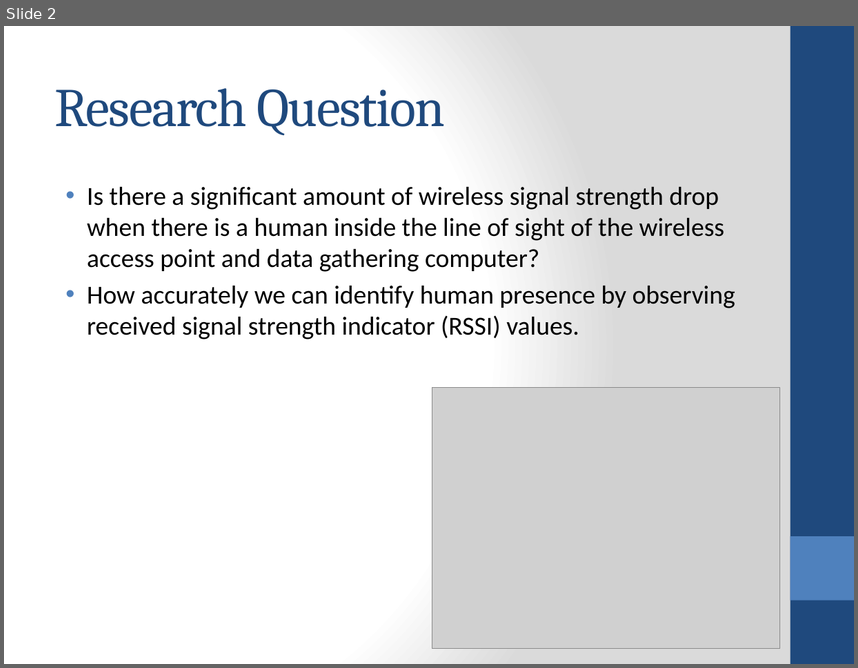
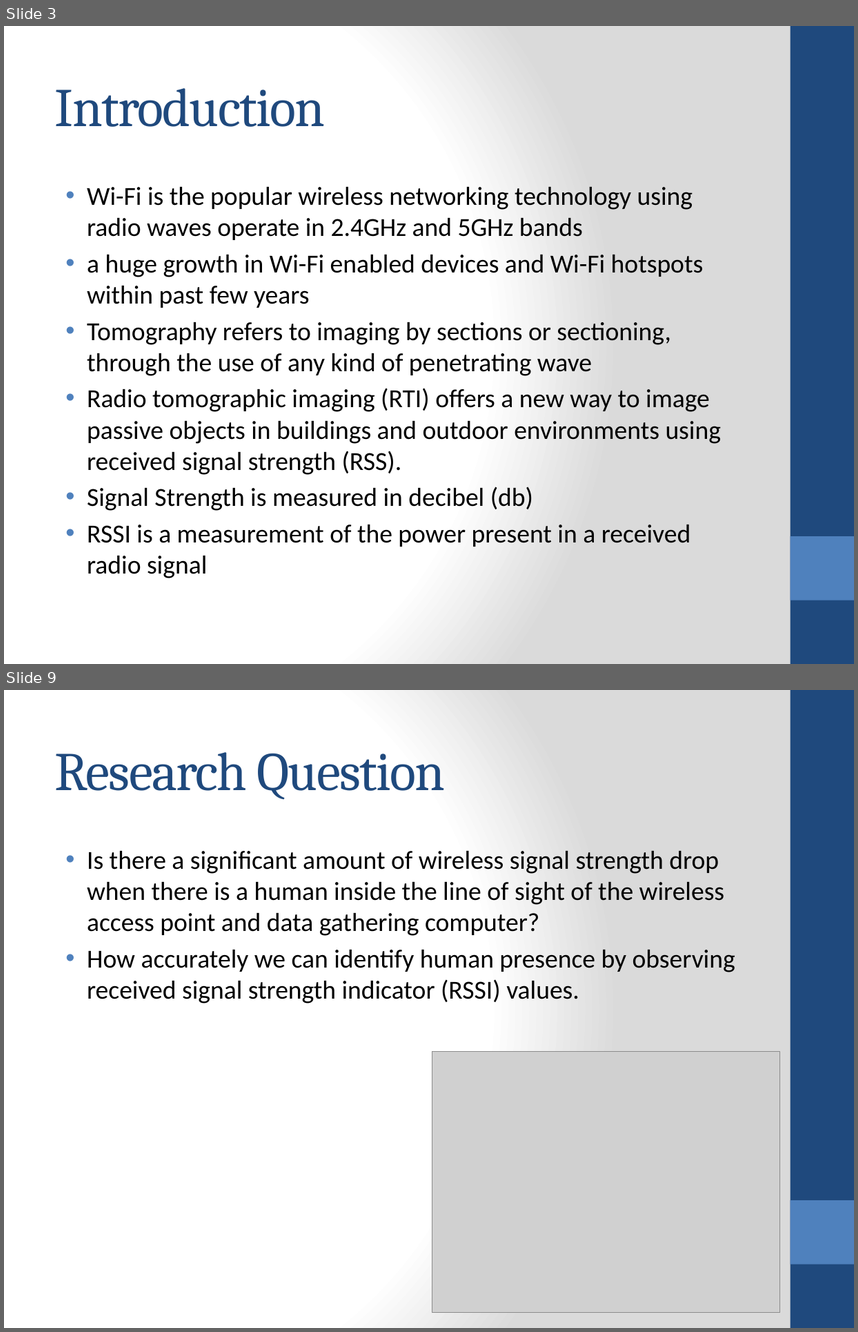
Before and after one commit to jithendra89/research, a slide deck: presentations/interim-final.pptx. Shown one above the other, each under a label of ours: slide 2 before the commit, slides 3 and 9 after it; the slides between them are not shown. The pictures are 858x668 and 858x1332 pixels, drawn with LibreOffice and Linux fonts; fonts in the diff are those of the drawing; grey boxes stand for pictures. Boxes give left, top, right and bottom in pixels: in the first picture for what was removed or moved away, otherwise in the second. Text is boxed around its words. In the diff, an @@ line names an element or a change of style, - is before the commit and + after.

```diff
--- a/presentations/interim-final.pptx
+++ b/presentations/interim-final.pptx
@@ slide 3 added at box(4, 26, 854, 664), background gradient #FFFFFF to #DADADA; not listed: 2 template elements that a slide beside it also shows @@
@@ title added at box(55, 88, 325, 127), 46 pt, text #1F497D @@
+Introduction
@@ text added at box(87, 187, 721, 578), 22 pt, text #000000 @@
+• Wi-Fi is the popular wireless networking technology using radio waves operate in 2.4GHz and 5GHz bands
+• a huge growth in Wi-Fi enabled devices and Wi-Fi hotspots within past few years
+• Tomography refers to imaging by sections or sectioning, through the use of any kind of penetrating wave
+• Radio tomographic imaging (RTI) offers a new way to image passive objects in buildings and outdoor environments using received signal strength (RSS).
+• Signal Strength is measured in decibel (db)
+• RSSI is a measurement of the power present in a received radio signal
@@ what was slide 2 is now slide 9 @@
```
Also in this commit, not shown: 5 slides changed, 8 other slides added, 1 slide removed, 8 other files.
